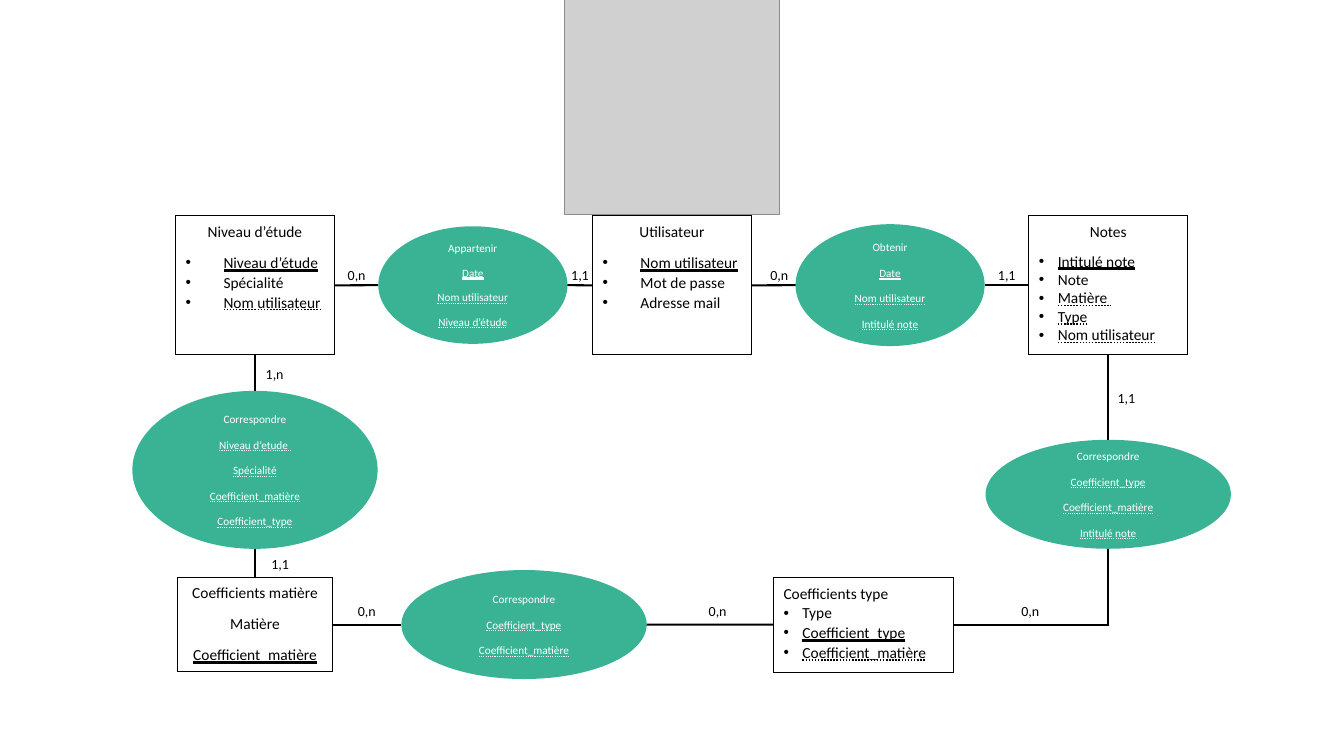
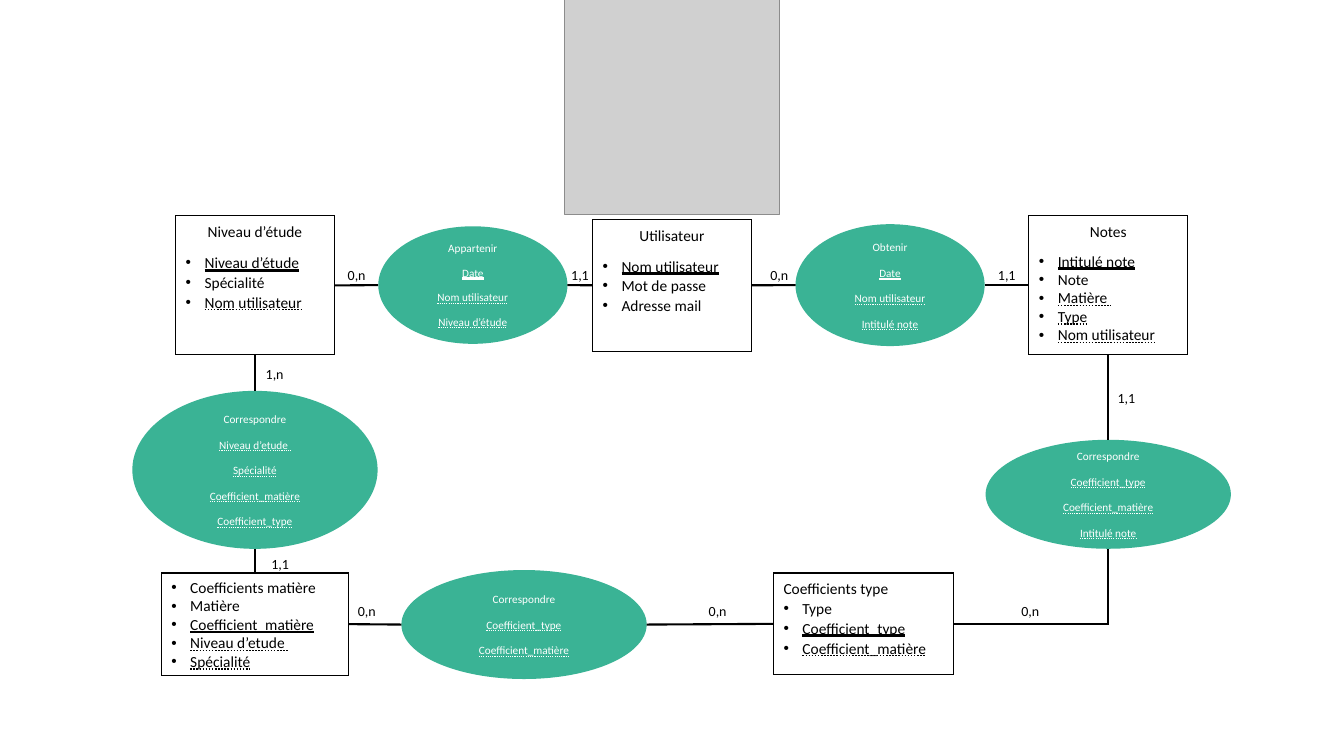
Before and after one commit to hugodemenez/isen-student-portal, a slide deck: slide 2 of powerpoint/Structure_Projet.pptx. Drawn at 1344x756 pixels with LibreOffice and Linux fonts; fonts in the diff are those of the drawing; grey boxes stand for pictures. Boxes give left, top, right and bottom in pixels: in the first picture for what was removed or moved away, otherwise in the second. Text is boxed around its words. In the diff, an @@ line names an element or a change of style, - is before the commit and + after.

```diff
--- a/powerpoint/Structure_Projet.pptx
+++ b/powerpoint/Structure_Projet.pptx
@@ rectangle "Utilisateur" resized from (x1=593, y1=216, x2=751, y2=355) to (x1=593, y1=220, x2=751, y2=352) @@
@@ text in rectangle at (x1=205, y1=257, x2=301, y2=310): indent changed @@
@@ text in rectangle at (x1=622, y1=261, x2=718, y2=311): indent changed @@
@@ line moved from (255, 548) - (255, 578) to (255, 548) - (255, 573) @@
@@ elbow line (954, 624) - (1108, 548): route changed @@
@@ rectangle "Coefficients matière" resized from (x1=177, y1=578, x2=332, y2=673) to (x1=161, y1=573, x2=349, y2=675) @@
@@ text in rectangle at (x1=190, y1=582, x2=316, y2=633): alignment centre to left; bullet none to •; line spacing 1.07 to 1; less space between paragraphs @@
@@ rectangle "Coefficients type" resized from (x1=773, y1=578, x2=954, y2=673) to (x1=773, y1=573, x2=954, y2=675) @@
@@ line moved from (333, 625) - (401, 625) to (349, 624) - (401, 625) @@
@@ text in rectangle at (x1=190, y1=637, x2=284, y2=670): paragraphs added @@
+• Niveau d’etude
+• Spécialité
```
Also in this commit, not shown: 1 other file.
